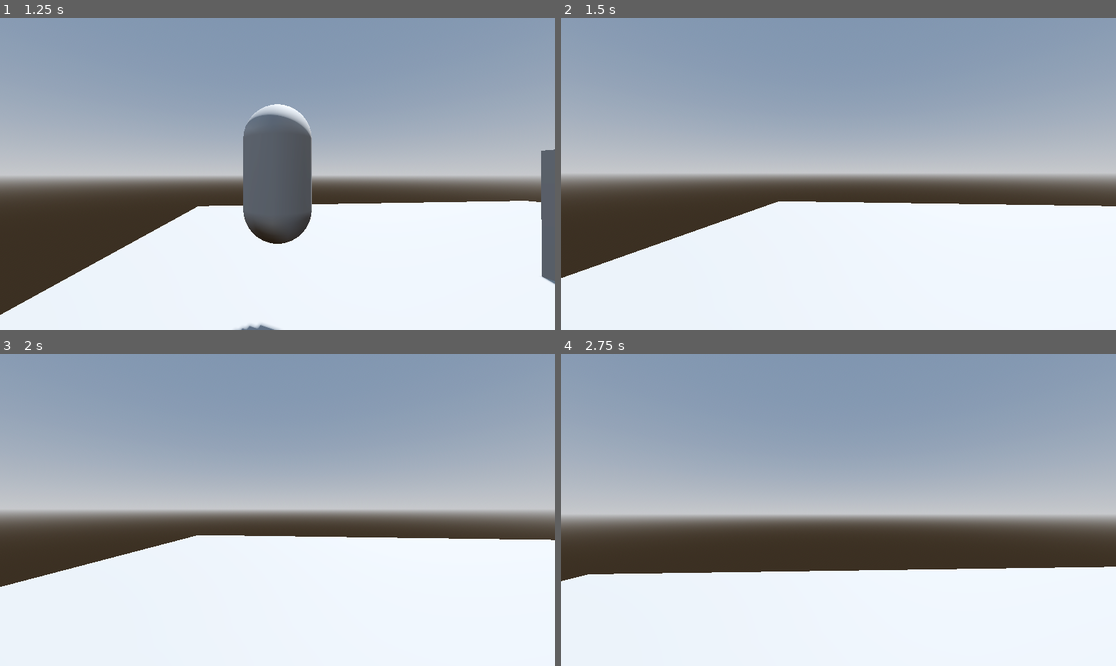
Above: before the commit, frames 1-4 (two rows, left to right).
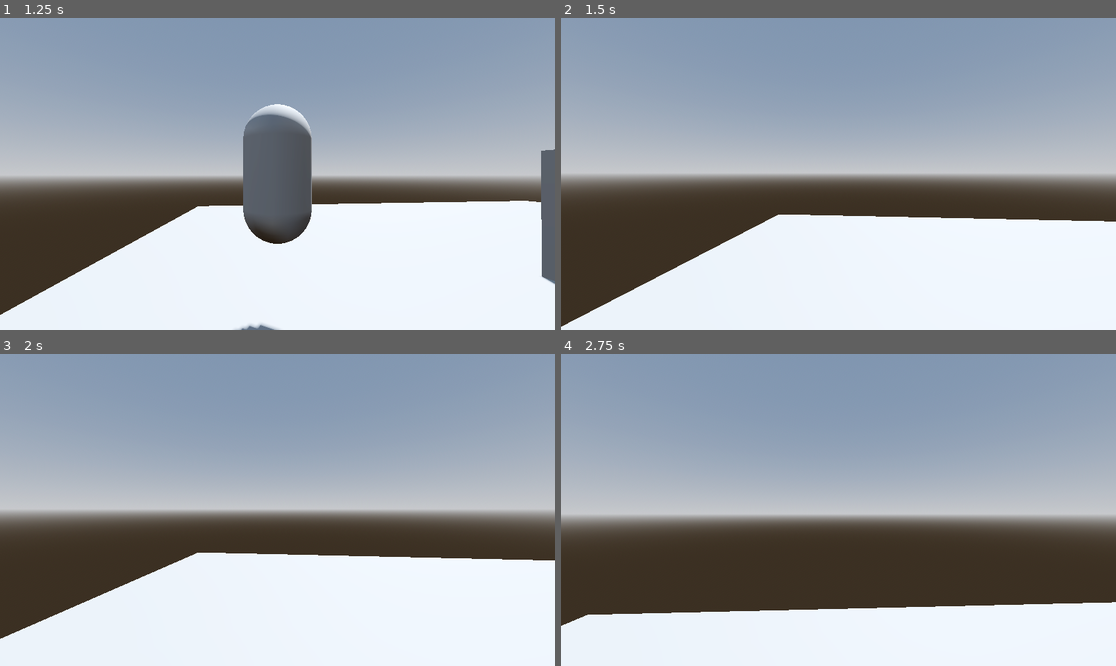
Above: after the commit, the same moments.

Repository: CrispyMD/Escape-The-Establishment
Game: Godot game, scene res://scenes/main_level.tscn
The game is run twice, just before and just after one commit, with the same random seed, the same clock (stepped at 60 frames per second) and the same inputs.
Inputs (mouse positions are in pixels of both pictures, inside the frame that each line leads up to):
- Up to frame 1 (1.25 s): tap Enter at 0.5 s; move the mouse to (305, 174) at 0.52 s; hold W (forward) from 0.53 s (still down); tap Q (ability) at 0.6 s; tap Space (jump) at 0.77 s
- Up to frame 2 (1.5 s): keep holding W (forward); move the mouse to (810, 174) at 1.27 s; tap E (switch_pov) at 1.35 s
- Up to frame 3 (2 s): keep holding W (forward); tap Space (jump) at 1.52 s
- Up to frame 4 (2.75 s): keep holding W (forward); move the mouse to (849, 503) at 2.02 s; tap Q (ability) at 2.1 s

Frame 1 is identical in both runs. In frame 2, 6.6% of the frame differs, in the area x 0-100%, y 58-99%; in frame 3, 7.9%; in frame 4, 12%, in the area x 0-100%, y 68-88%.

Commit message:
Altered character head and camera node to better fit head location

Diff:
--- a/Escape The Establishment/scenes/character.tscn
+++ b/Escape The Establishment/scenes/character.tscn
@@ -19,6 +19,7 @@
 shape = SubResource("ConvexPolygonShape3D_8q6nx")
 
 [node name="Head" type="Node3D" parent="."]
+transform = Transform3D(1, 0, 0, 0, 1, 0, 0, 0, 1, 0, 0.65, 0)
 
 [node name="FpsCamera" type="Camera3D" parent="Head"]
 
--- a/Escape The Establishment/scenes/main_level.tscn
+++ b/Escape The Establishment/scenes/main_level.tscn
@@ -1,6 +1,7 @@
-[gd_scene load_steps=7 format=3 uid="uid://cat1tfhnntnv8"]
+[gd_scene load_steps=8 format=3 uid="uid://cat1tfhnntnv8"]
 
 [ext_resource type="PackedScene" uid="uid://bte1j3ynvf0re" path="res://scenes/character.tscn" id="1_tjt32"]
+[ext_resource type="PackedScene" uid="uid://bro1jq2gxhirb" path="res://scenes/computer.tscn" id="2_5x8c8"]
 
 [sub_resource type="ProceduralSkyMaterial" id="ProceduralSkyMaterial_6cubu"]
 sky_horizon_color = Color(0.64625, 0.65575, 0.67075, 1)
@@ -49,3 +50,6 @@
 
 [node name="CollisionShape3D" type="CollisionShape3D" parent="Box/StaticBody3D"]
 shape = SubResource("ConcavePolygonShape3D_s1t4v")
+
+[node name="Computer" parent="." instance=ExtResource("2_5x8c8")]
+transform = Transform3D(0.7, 0, 0, 0, 0.7, 0, 0, 0, 0.7, -4.75627, 0.0933901, 6.9935)
